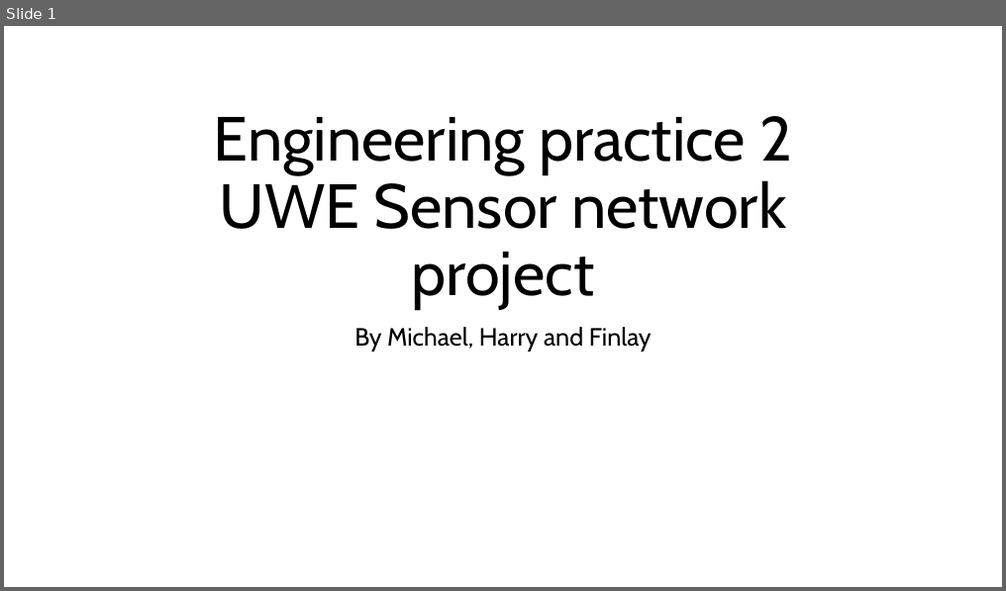
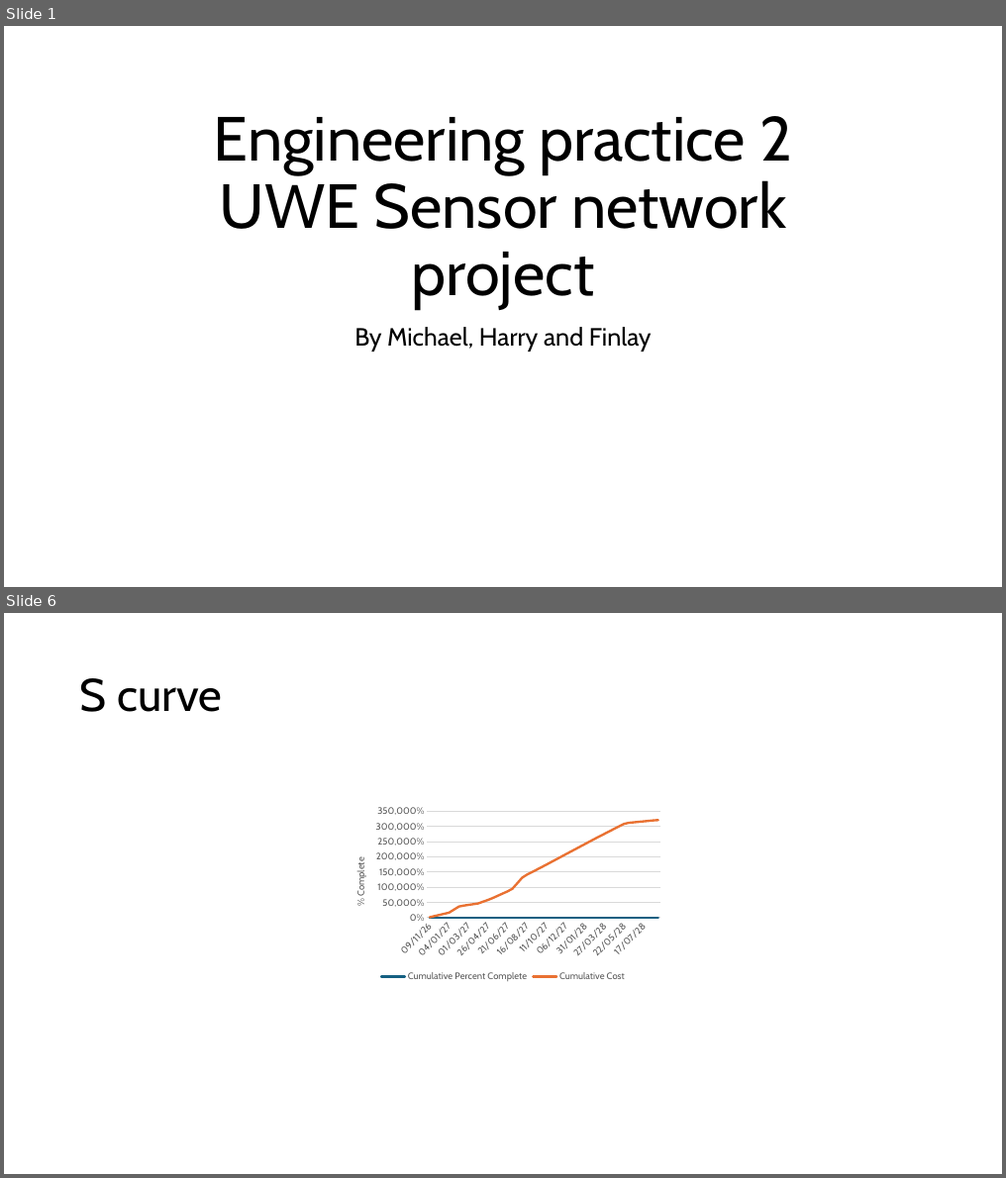
Before and after one commit to FinlaySlater/Engineering-practice-2, a slide deck: Project Documents/6. Overall Presentation Doc/Engineering practice 2 presentation.pptx. Shown one above the other, each under a label of ours: slide 1 before the commit, slides 1 and 6 after it; the slides between them are not shown. The pictures are 1006x591 and 1006x1178 pixels, drawn with LibreOffice and Linux fonts; fonts in the diff are those of the drawing. Boxes give left, top, right and bottom in pixels: in the first picture for what was removed or moved away, otherwise in the second. Text is boxed around its words. In the diff, an @@ line names an element or a change of style, - is before the commit and + after.

```diff
--- a/Project Documents/6. Overall Presentation Doc/Engineering practice 2 presentation.pptx
+++ b/Project Documents/6. Overall Presentation Doc/Engineering practice 2 presentation.pptx
@@ slide 6 added at <box>4,613,1002,1174</box>, background #FFFFFF @@
@@ title added at <box>80,678,222,712</box>, 44 pt, text #000000 @@
+S curve
@@ line chart added at <box>339,802,667,985</box> @@
+categories: 09/11/26, 23/11/26, 07/12/26, 21/12/26, 04/01/27, 18/01/27, 01/02/27, 15/02/27, 01/03/27, 15/03/27, 29/03/27, 12/04/27, 26/04/27, 10/05/27, 24/05/27, 07/06/27, 21/06/27, 05/07/27, 19/07/27, 02/08/27, 16/08/27, 30/08/27, 13/09/27, 27/09/27, 11/10/27, 25/10/27, 08/11/27, 22/11/27, 06/12/27, 20/12/27, 03/01/28, 17/01/28, 31/01/28, 14/02/28, 28/02/28, 13/03/28, 27/03/28, 10/04/28, 24/04/28, 08/05/28, 22/05/28, 05/06/28, 19/06/28, 03/07/28, 17/07/28, 31/07/28, 14/08/28, 28/08/28
+Cumulative Percent Complete: 0, 0, 0, 0, 0, 0, 0, 0, 0, 0, 0, 0, 0, 0, 0, 0, 0, 0, 0, 0, 0, 0, 0, 0, 0, 0, 0, 0, 0, 0, 0, 0, 0, 0, 0, 0, 0, 0, 0, 0, 0, 0, 0, 0, 0, 0, 0, 0
+Cumulative Cost: 0, 0, 10000, 10000, 20000, 30000, 40000, 40000, 40000, 40000, 50000, 50000, 60000, 60000, 70000, 80000, 90000, 90000, 110000, 130000, 140000, 150000, 160000, 170000, 170000, 180000, 190000, 200000, 210000, 220000, 230000, 230000, 240000, 250000, 260000, 270000, 280000, 280000, 290000, 300000, 310000, 310000, 310000, 320000, 320000, 320000, 320000, 320000
```
Also in this commit, not shown: 4 slides changed, 2 other slides added, 8 other files.
